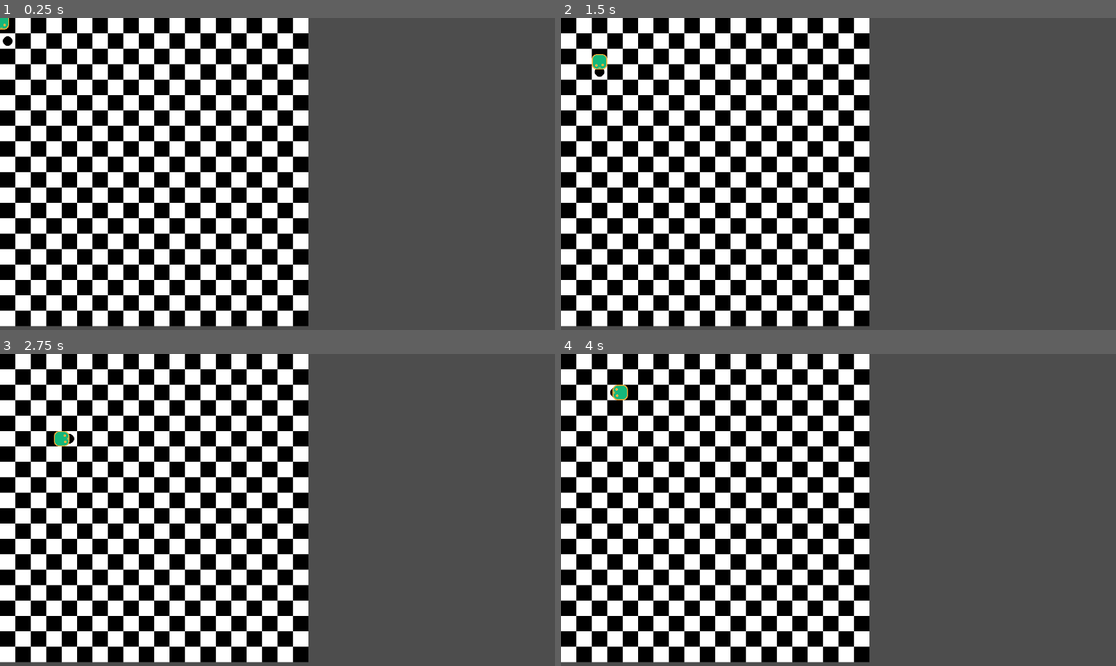
Above: before the commit, frames 1-4 (two rows, left to right).
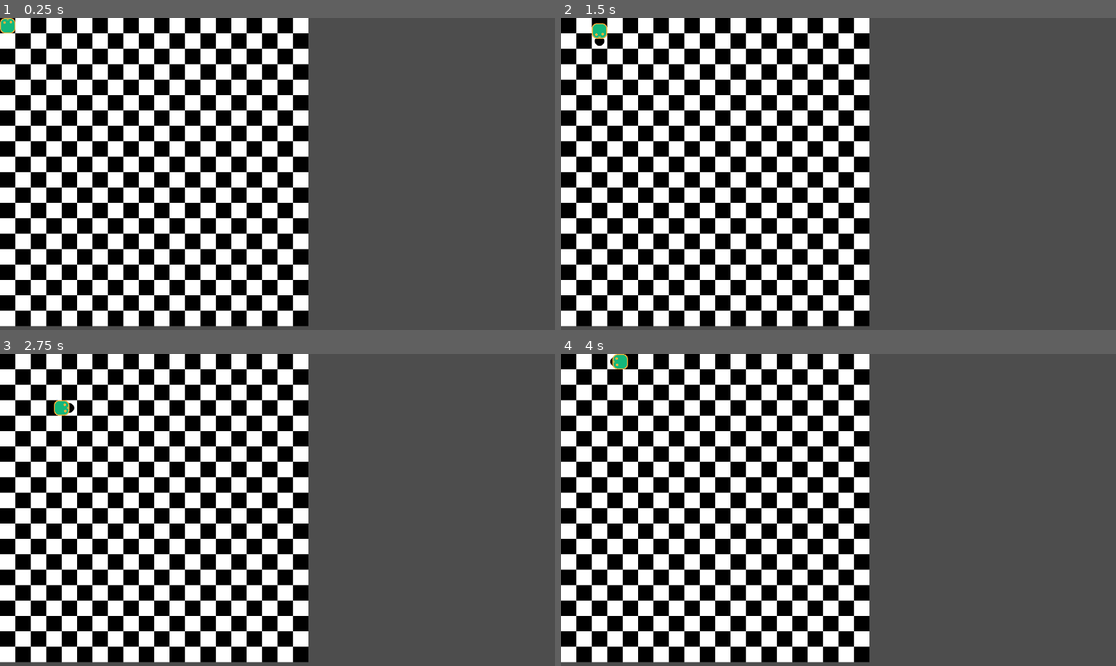
Above: after the commit, the same moments.

Repository: CWmain/PortalChaser
Game: Godot game, scene res://scenes/GameScene/game_scene.tscn
The game is run twice, just before and just after one commit, with the same random seed, the same clock (stepped at 60 frames per second) and the same inputs.
Inputs:
- Up to frame 1 (0.25 s): no input
- Up to frame 2 (1.5 s): hold D (moveRight) 0.53-1.28 s; hold S (moveDown) from 1.28 s (still down)
- Up to frame 3 (2.75 s): release S (moveDown) at 2.03 s; hold D (moveRight) from 2.03 s (still down)
- Up to frame 4 (4 s): release D (moveRight) at 2.78 s; hold W (moveUp) 2.78-3.53 s; hold A (moveLeft) from 3.53 s (still down)

The runs differ from the first frame. In frame 1, 0.2% of the frame differs, in the area x 0-3%, y 0-9%; in frame 2, 0.3%, in the area x 5-9%, y 1-19%; in frame 3, 0.3%; in frame 4, 0.3%.

Commit message:
Have a basic replay going without weird tweening which is good. Just need to get the portal moving and the old portals moving

Diff:
--- a/objects/board/board.gd
+++ b/objects/board/board.gd
@@ -7,14 +7,21 @@
 # Number of cells in columns and rows (cellCount, cellCount)
 var cellCount: int = 20
 
+# The time between each tick
 @export var tickTime: float = 0.5
+var tickCount: int = 0
+@onready var tick: Timer = $Tick
 
-@onready var tick: Timer = $Tick
+@export var chaserScene: PackedScene
 @onready var chaser: Chaser = $Chaser
+var chasers: Array[Chaser]
+
+var portalPos: Vector2 = Vector2(5,5)
 
 func _ready() -> void:
 	tick.wait_time = tickTime
 	tick.timeout.connect(_on_tick)
+	chasers.append(chaser)
 
 func gridToReal(gridPos: Vector2) -> Vector2:
 	var realPos: Vector2
@@ -22,8 +29,41 @@
 	return realPos
 
 func _on_tick() -> void:
-	chaser.updateChaserPosition()
+	for c in chasers:
+		c.updateChaserPosition()
+	chaserOutOfBounds()
+	chaserOnPortal()
+	tickCount += 1
+
+func chaserOutOfBounds() -> void:
+	var pos: Vector2 = chasers[-1].position
+	var xCheck: bool = pos.x < 0 || pos.x >= cellCount
+	var yCheck: bool = pos.y < 0 || pos.y >= cellCount
+	if yCheck or xCheck:
+		endGame()
+
+func chaserOnPortal() -> void:
+	if chasers[-1].position == portalPos:
+		chasers[-1].unactivateChaser()
+		tickCount = 0
+		for c in chasers:
+			c.setChaserPositionToStart()
+		newChaser(Vector2(portalPos))
 
 # Returns the time forr 1 tick to complete
 func get_tick_time() -> float:
 	return tickTime
+
+func newChaser(spawnLoc: Vector2) -> void:
+	chasers.append(chaserScene.instantiate())
+	add_child(chasers[-1])
+	chasers[-1].spawnChaser(spawnLoc)
+
+func pauseTicks() -> void:
+	tick.paused = true
+
+func resumeTicks() -> void:
+	tick.paused = false
+
+func endGame():
+	print("Game is over")
--- a/objects/board/board.tscn
+++ b/objects/board/board.tscn
@@ -7,6 +7,7 @@
 [node name="Board" type="CanvasLayer"]
 script = ExtResource("1_hj15u")
 tickTime = 0.3
+chaserScene = ExtResource("3_v5vot")
 
 [node name="grid" type="Sprite2D" parent="."]
 texture = ExtResource("1_wedsa")
--- a/objects/chaser/chaser.gd
+++ b/objects/chaser/chaser.gd
@@ -7,14 +7,16 @@
 
 var board: Board
 
-var moveDirection: Vector2 = Vector2(0,1)
+var moveDirection: Vector2
 var position: Vector2
 
-var startingTick: int
+var startingTick: int = 0
 var previousPositions: Array[Vector2]
 
 var currentTween: Tween
 @export var tweenTime: float = 0.5
+
+var active: bool = true
 
 var up: Vector2 = Vector2(0, -1)
 var down: Vector2 = Vector2(0, 1)
@@ -27,17 +29,43 @@
 	tweenTime = board.get_tick_time()
 
 func _process(delta: float) -> void:
-	if Input.is_action_just_pressed("moveUp"):
-		moveDirection = up
-	if Input.is_action_just_pressed("moveDown"):
-		moveDirection = down
-	if Input.is_action_just_pressed("moveLeft"):
-		moveDirection = left
-	if Input.is_action_just_pressed("moveRight"):
-		moveDirection = right
+	if active:
+		if Input.is_action_just_pressed("moveUp"):
+			moveDirection = up
+		if Input.is_action_just_pressed("moveDown"):
+			moveDirection = down
+		if Input.is_action_just_pressed("moveLeft"):
+			moveDirection = left
+		if Input.is_action_just_pressed("moveRight"):
+			moveDirection = right
+		if moveDirection:
+			if board.tick.paused:
+				board.resumeTicks()
+
+func spawnChaser(spawnLocation: Vector2) -> void:
+	killActiveTween()
+	position = spawnLocation
+	previousPositions.append(position)
+	var real: Vector2 = gridToReal(position)
+	visual_position.position = real
+	real_position.position = real
+
+func setChaserPositionToStart() -> void:
+	killActiveTween()
+	position = previousPositions[0]
+	var real: Vector2 = gridToReal(position)
+	visual_position.position = real
+	real_position.position = real
+
 
 # Called on game tick and moves the chaser in the moveDirection
 func updateChaserPosition() -> void:
+	if active:
+		activeChaserMovement()
+	else:
+		oldChaserMovement()
+
+func activeChaserMovement() -> void:
 	killActiveTween()
 
 	faceDirection()
@@ -45,15 +73,34 @@
 	# Update position with moveDirection and get the real position from board
 	position = position + moveDirection
 	previousPositions.append(position)
-	print(position)
+	animateMovementToPosition()
+
+
+
+func oldChaserMovement() -> void:
+	killActiveTween()
+
+	faceDirection()
+
+	# Since I want to allow forr later spawning in, adjust the board tick to a relative tick
+	var relativeTick: int = board.tickCount - startingTick
+	if relativeTick >= len(previousPositions) or relativeTick < 0:
+		return
+
+	position = previousPositions[relativeTick]
+	animateMovementToPosition()
+
+
+
+func animateMovementToPosition() -> void:
 	var real: Vector2 = gridToReal(position)
-
 	currentTween = create_tween()
 	currentTween.tween_property(visual_position, "position", real, tweenTime)
 	real_position.position = real
 
+
 func gridToReal(gridPosition: Vector2) -> Vector2:
-	return board.gridToReal(position) + Vector2(16,16)
+	return board.gridToReal(gridPosition) + Vector2(16,16)
 
 # Rotate visualPosition to be facing the move direction
 func faceDirection() -> void:
@@ -73,3 +120,7 @@
 func killActiveTween() -> void:
 	if currentTween != null and currentTween.is_running():
 		currentTween.kill()
+
+func unactivateChaser() -> void:
+	active = false
+	visual_position.self_modulate = Color.DARK_SLATE_GRAY
--- a/objects/chaser/chaser.tscn
+++ b/objects/chaser/chaser.tscn
@@ -9,7 +9,9 @@
 tweenTime = 0.2
 
 [node name="RealPosition" type="Sprite2D" parent="."]
+position = Vector2(16, 16)
 texture = ExtResource("2_hr602")
 
 [node name="VisualPosition" type="Sprite2D" parent="."]
+position = Vector2(16, 16)
 texture = ExtResource("3_dy2e0")
--- /dev/null
+++ b/objects/portal/portal.tscn
@@ -0,0 +1,44 @@
+[gd_scene load_steps=7 format=3 uid="uid://blu4130gck505"]
+
+[ext_resource type="Texture2D" uid="uid://b3y6be58py218" path="res://objects/portal/TimePortal.png" id="1_e3qr7"]
+
+[sub_resource type="AtlasTexture" id="AtlasTexture_v7atq"]
+atlas = ExtResource("1_e3qr7")
+region = Rect2(0, 0, 32, 32)
+
+[sub_resource type="AtlasTexture" id="AtlasTexture_ah4id"]
+atlas = ExtResource("1_e3qr7")
+region = Rect2(32, 0, 32, 32)
+
+[sub_resource type="AtlasTexture" id="AtlasTexture_xxtm7"]
+atlas = ExtResource("1_e3qr7")
+region = Rect2(64, 0, 32, 32)
+
+[sub_resource type="AtlasTexture" id="AtlasTexture_0po8f"]
+atlas = ExtResource("1_e3qr7")
+region = Rect2(96, 0, 32, 32)
+
+[sub_resource type="SpriteFrames" id="SpriteFrames_6y8yo"]
+animations = [{
+"frames": [{
+"duration": 1.0,
+"texture": SubResource("AtlasTexture_v7atq")
+}, {
+"duration": 1.0,
+"texture": SubResource("AtlasTexture_ah4id")
+}, {
+"duration": 1.0,
+"texture": SubResource("AtlasTexture_xxtm7")
+}, {
+"duration": 1.0,
+"texture": SubResource("AtlasTexture_0po8f")
+}],
+"loop": true,
+"name": &"default",
+"speed": 5.0
+}]
+
+[node name="portal" type="AnimatedSprite2D"]
+sprite_frames = SubResource("SpriteFrames_6y8yo")
+autoplay = "default"
+offset = Vector2(16, 16)
Binary file added: objects/portal/TimePortal.png
Not shown, added: objects/portal/TimePortal.png.import
